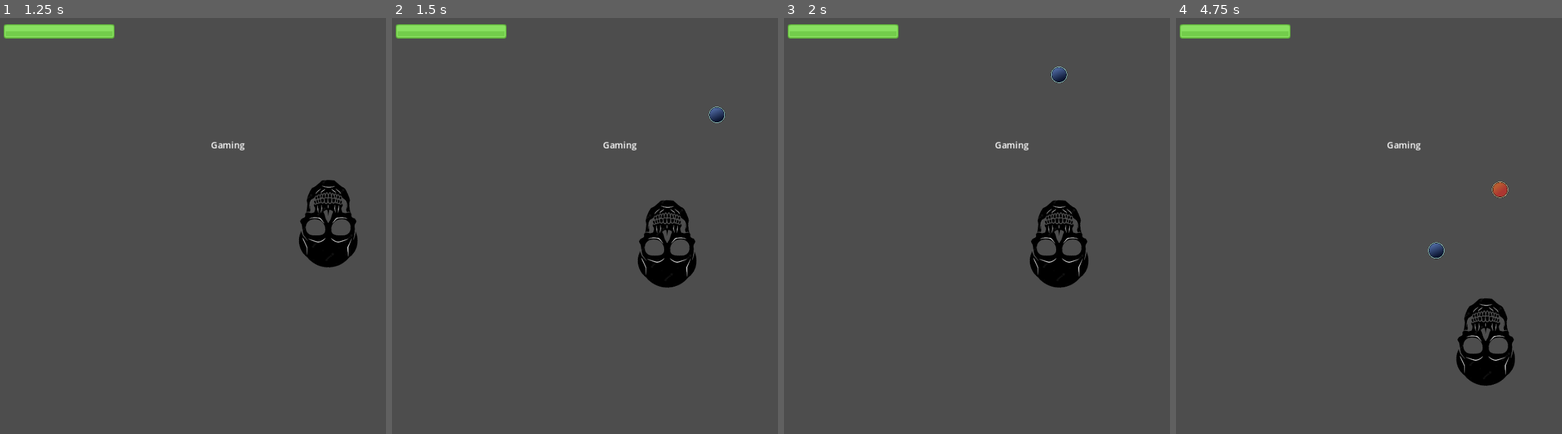
Above: before the commit, frames 1-4 (left to right).
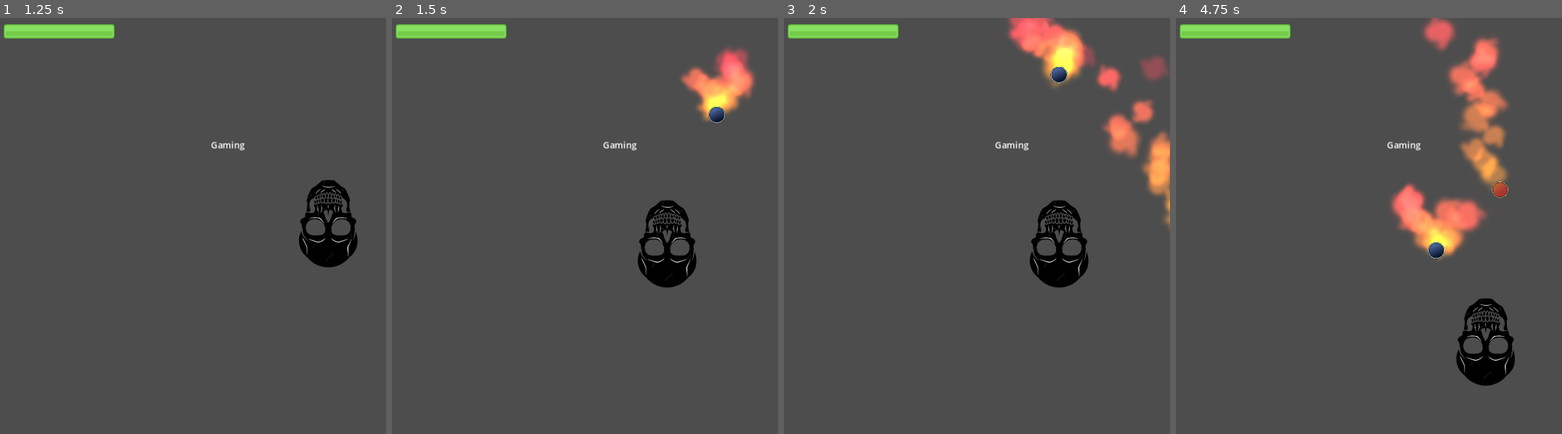
Above: after the commit, the same moments.

Repository: vaarnio/purgatory-gmtk2023
Game: Godot game, scene res://scenes/menu.tscn
Two runs of this game, one before a commit and one after it. Both use one fixed random seed, a clock stepped at 60 frames per second and the inputs below.
Inputs (mouse positions are in pixels of both pictures, inside the frame that each line leads up to):
- Up to frame 1 (1.25 s): click "Play" at 0.5 s
- Up to frame 2 (1.5 s): tap Enter (ui_accept) at 1.25 s; move the mouse to (669, 242) at 1.27 s
- Up to frame 3 (2 s): tap Enter (ui_accept) at 1.52 s
- Up to frame 4 (4.75 s): move the mouse to (1287, 292) at 2.02 s; tap Enter (ui_accept) at 2.27, 3.77, 4.52 s; move the mouse to (1407, 159) at 2.77 s; move the mouse to (1349, 367) at 3.52 s; move the mouse to (1484, 342) at 4.27 s

Frame 1 is identical in both runs. In frame 2, 1.9% of the frame differs, in the area x 74-95%, y 7-25%; in frame 3, 4.8%; in frame 4, 6.2%, in the area x 55-87%, y 0-59%.

Commit message:
Add fire particle effect

Diff:
--- a/scenes/bullet.tscn
+++ b/scenes/bullet.tscn
@@ -1,7 +1,15 @@
-[gd_scene load_steps=4 format=3 uid="uid://ysp6kc2bdh51"]
+[gd_scene load_steps=7 format=3 uid="uid://ysp6kc2bdh51"]
 
 [ext_resource type="Script" path="res://scripts/Bullet.gd" id="1_exoot"]
 [ext_resource type="Texture2D" uid="uid://dtp4sfcbfmvb0" path="res://assets/bulletheal.png" id="2_snual"]
+[ext_resource type="Texture2D" uid="uid://c4lvgamxlwym3" path="res://assets/flame.png" id="3_ldrrq"]
+
+[sub_resource type="CanvasItemMaterial" id="CanvasItemMaterial_5hnuk"]
+blend_mode = 1
+
+[sub_resource type="Gradient" id="Gradient_qi7w4"]
+offsets = PackedFloat32Array(0, 0.0728477, 0.741722, 1)
+colors = PackedColorArray(1, 0.47451, 0, 0.521569, 1, 0.501961, 0, 0.407843, 1, 0.164706, 0.145098, 0.705882, 1, 0.0313726, 0.137255, 0.258824)
 
 [sub_resource type="CircleShape2D" id="CircleShape2D_ctweg"]
 radius = 15.0
@@ -15,6 +23,29 @@
 scale = Vector2(0.3, 0.3)
 texture = ExtResource("2_snual")
 
+[node name="CPUParticles2D" type="CPUParticles2D" parent="Sprite2D"]
+show_behind_parent = true
+material = SubResource("CanvasItemMaterial_5hnuk")
+scale = Vector2(3.33333, 3.33333)
+amount = 14
+speed_scale = 3.59
+explosiveness = 0.1
+randomness = 0.4
+lifetime_randomness = 0.3
+texture = ExtResource("3_ldrrq")
+direction = Vector2(0, -1)
+spread = 25.0
+gravity = Vector2(0, 0)
+initial_velocity_min = 250.0
+initial_velocity_max = 250.0
+angular_velocity_min = 100.0
+angular_velocity_max = 100.0
+angle_min = -720.0
+angle_max = 720.0
+scale_amount_min = 0.5
+scale_amount_max = 0.7
+color_ramp = SubResource("Gradient_qi7w4")
+
 [node name="CollisionShape2D" type="CollisionShape2D" parent="."]
 shape = SubResource("CircleShape2D_ctweg")
 
Binary file added: assets/flame.png
Not shown, added: assets/flame.png.import
